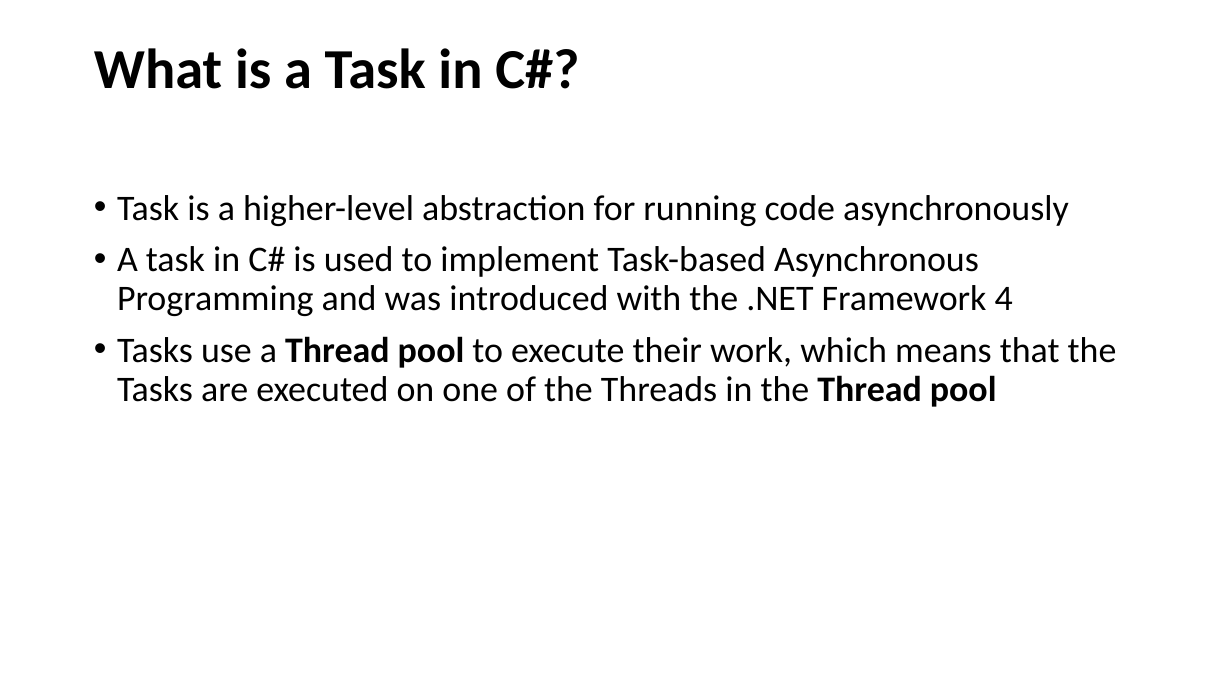
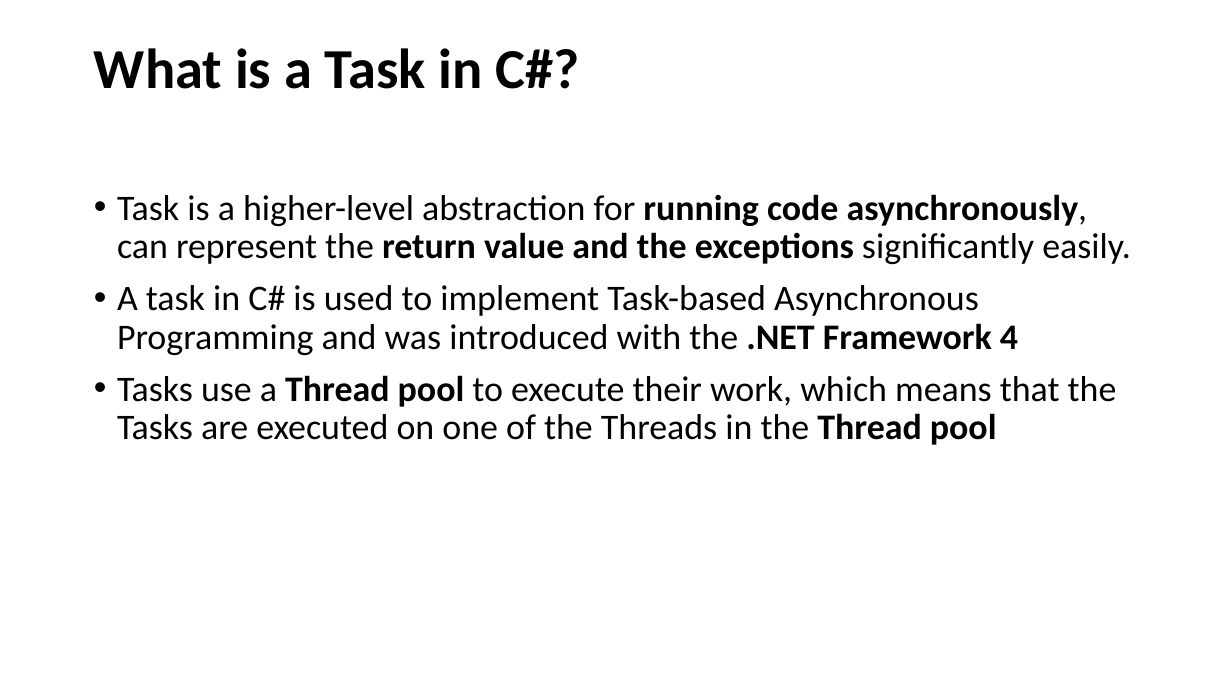
Before and after one commit to quocanhcoco/AsynchronousTest, a slide deck: slide 2 of asyn2.pptx. Drawn at 1232x693 pixels with LibreOffice and Linux fonts; fonts in the diff are those of the drawing. Boxes give left, top, right and bottom in pixels: in the first picture for what was removed or moved away, otherwise in the second. Text is boxed around its words. In the diff, an @@ line names an element or a change of style, - is before the commit and + after.

Commit message:
sửa asyn2

```diff
--- a/asyn2.pptx
+++ b/asyn2.pptx
@@ text at (x1=117, y1=194, x2=1130, y2=264): text changed @@
-• Task is a higher-level abstraction for running code asynchronously
+• Task is a higher-level abstraction for running code asynchronously, can represent the return value and the exceptions significantly easily.
@@ text at (x1=117, y1=285, x2=1018, y2=355): bold on in ".NET Framework 4" @@
```
